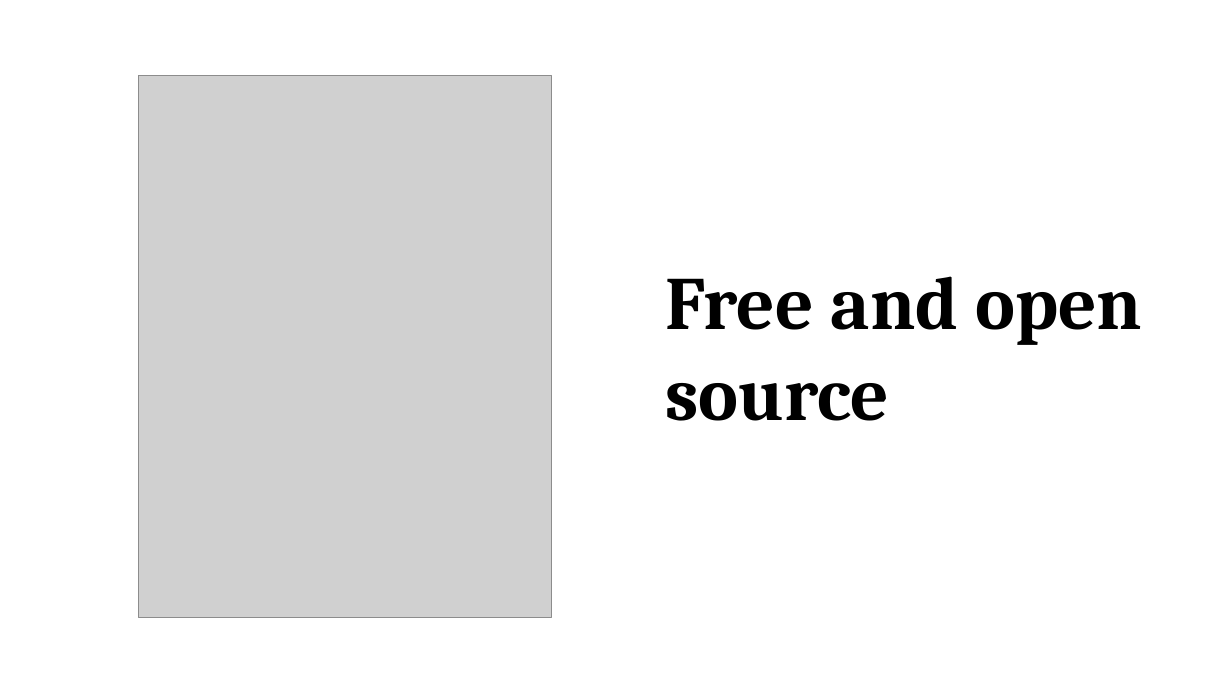
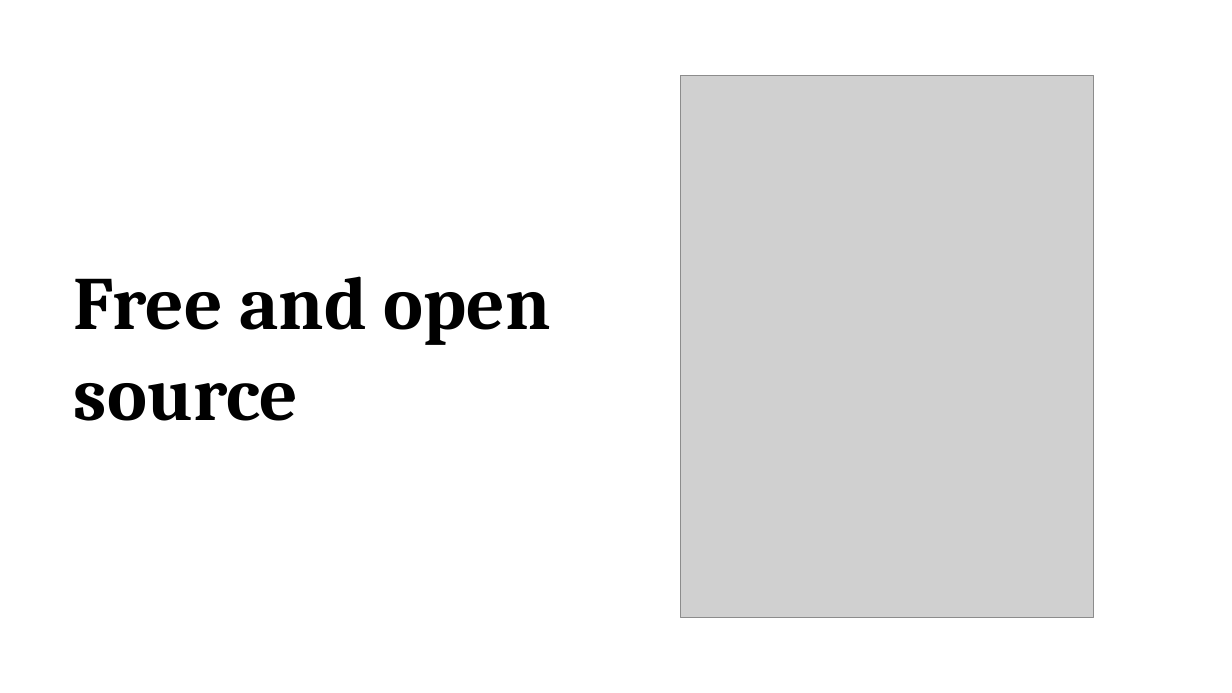
Before and after one commit to promilek2/Najs, a slide deck: slide 7 of Linus_Torvalds.pptx (slide 6 before the commit). Drawn at 1232x693 pixels with LibreOffice and Linux fonts; fonts in the diff are those of the drawing; grey boxes stand for pictures. Boxes give left, top, right and bottom in pixels: in the first picture for what was removed or moved away, otherwise in the second. Text is boxed around its words. In the diff, an @@ line names an element or a change of style, - is before the commit and + after.

```diff
--- a/Linus_Torvalds.pptx
+++ b/Linus_Torvalds.pptx
@@ picture: place and size @@
-picture at (138, 75, 551, 617)
+picture at (680, 75, 1093, 617)
@@ text "Free and open source": place and size @@
-text "Free and open source" at (665, 276, 1142, 421)
+text "Free and open source" at (74, 276, 551, 421)
```
Also in this commit, not shown: 2 other slides changed, 3 slides added, 3 slides removed, 1 other file.
